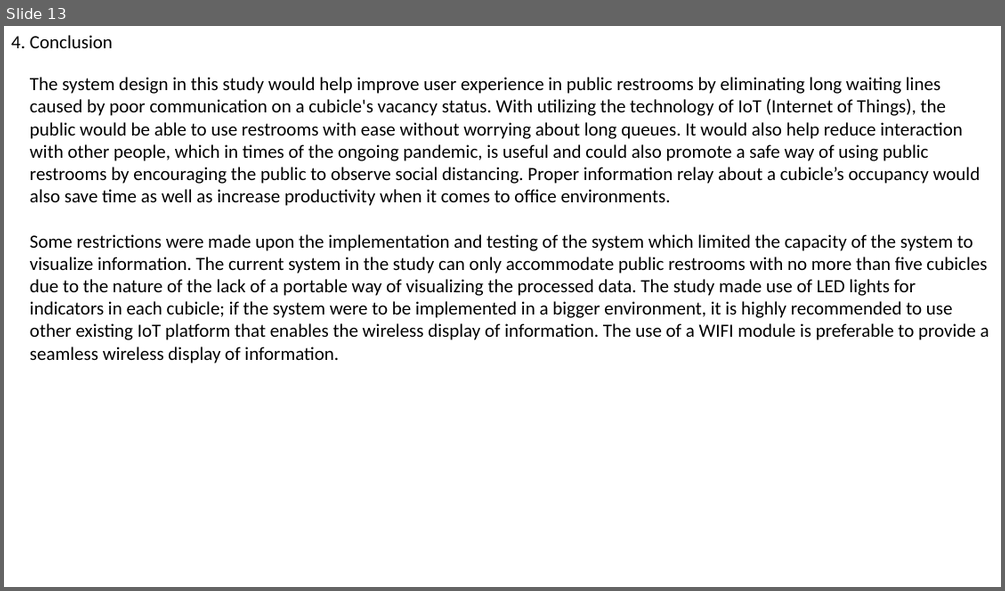
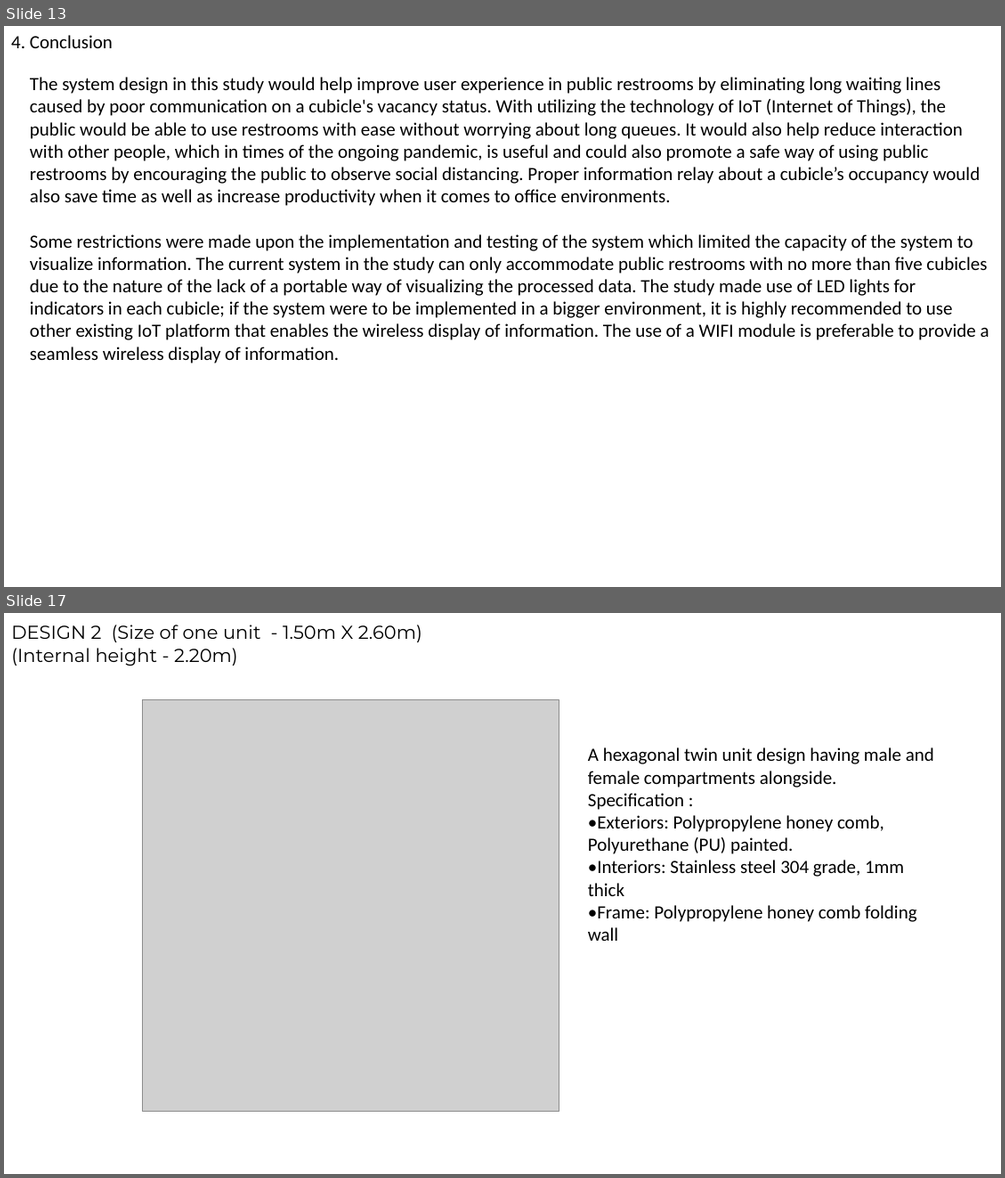
Before and after one commit to Mj454545/Mohanraj_NMIDau112421106022, a slide deck: Smart restroom.pptx. Shown one above the other, each under a label of ours: slide 13 before the commit, slides 13 and 17 after it; the slides between them are not shown. The pictures are 1005x591 and 1005x1178 pixels, drawn with LibreOffice and Linux fonts; fonts in the diff are those of the drawing; grey boxes stand for pictures. Boxes give left, top, right and bottom in pixels: in the first picture for what was removed or moved away, otherwise in the second. Text is boxed around its words. In the diff, an @@ line names an element or a change of style, - is before the commit and + after.

```diff
--- a/Smart restroom.pptx
+++ b/Smart restroom.pptx
@@ slide 17 added at box(4, 613, 1001, 1174), background #FFFFFF @@
@@ text added at box(11, 625, 422, 666), 18 pt, text #000000 @@
+DESIGN 2 (Size of one unit - 1.50m X 2.60m) (Internal height - 2.20m)
@@ picture added at box(142, 699, 558, 1111) @@
@@ text added at box(588, 747, 934, 941), 18 pt, text #000000 @@
+A hexagonal twin unit design having male and female compartments alongside.
+Specification :
+•Exteriors: Polypropylene honey comb, Polyurethane (PU) painted.
+•Interiors: Stainless steel 304 grade, 1mm thick
+•Frame: Polypropylene honey comb folding wall
```
Also in this commit, not shown: 10 other slides added.
